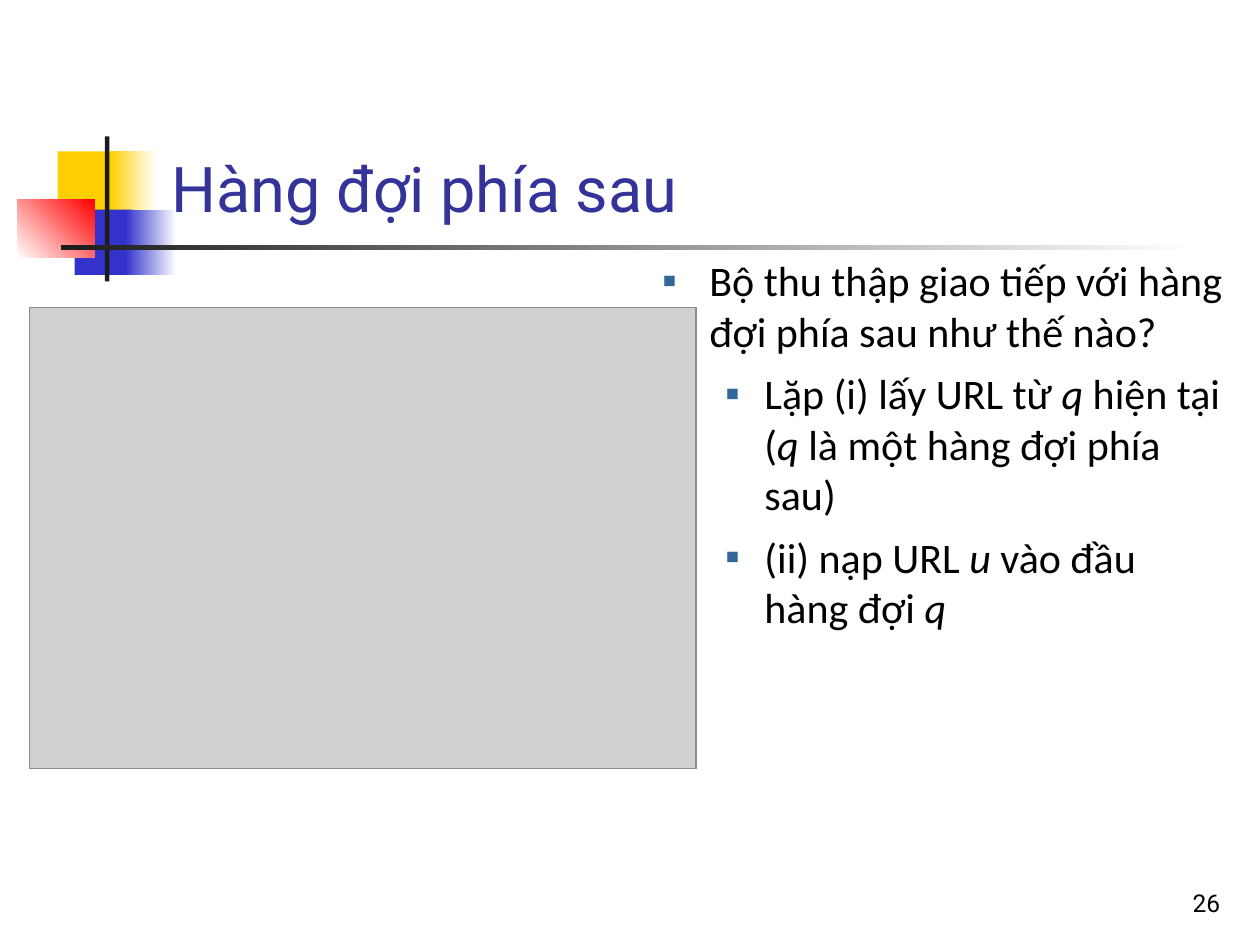
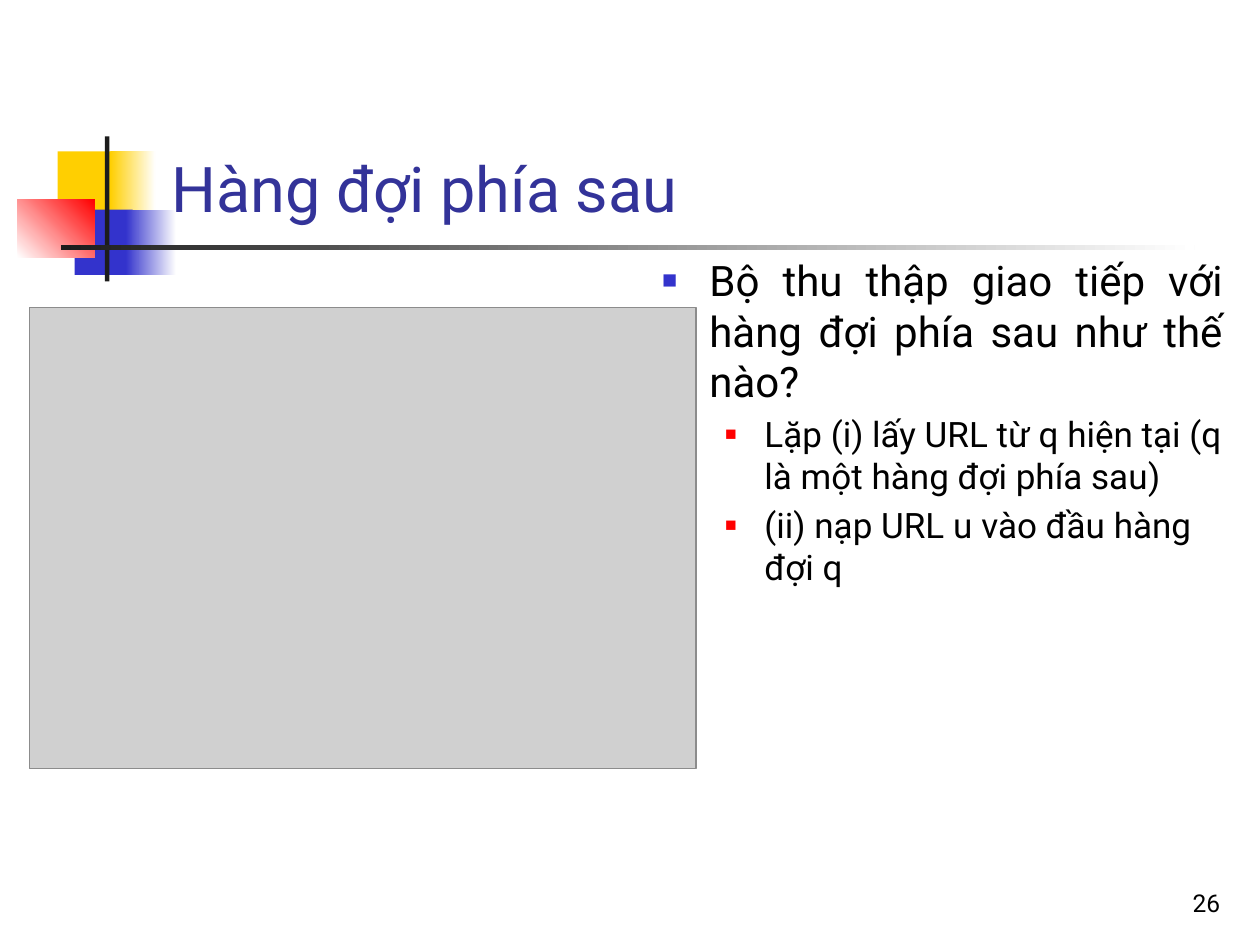
Before and after one commit to nguyenkhanhthien/IT4853, a slide deck: slide 26 of Bai 23 Thu thap du lieu.pptx. Drawn at 1260x945 pixels with LibreOffice and Linux fonts; fonts in the diff are those of the drawing; grey boxes stand for pictures. Boxes give left, top, right and bottom in pixels: in the first picture for what was removed or moved away, otherwise in the second. Text is boxed around its words. In the diff, an @@ line names an element or a change of style, - is before the commit and + after.

```diff
--- a/Bai 23 Thu thap du lieu.pptx
+++ b/Bai 23 Thu thap du lieu.pptx
@@ text "Bộ thu thập giao tiếp ..." at [709, 261, 1222, 587]: font Calibri to Roboto; size 24 to 20 pt in "Lặp (i) lấy URL từ q hiện ...", "(ii) nạp URL u vào đầu hàng ..."; italic off in "q (q", "u q"; alignment left to justified; bullet ▪ to ■; less space between paragraphs; bullet colour #336699 to #3333CC; bullet colour #336699 to #FF0000 @@
```
Also in this commit, not shown: 7 other slides changed, 1 slide added, 4 other files.
